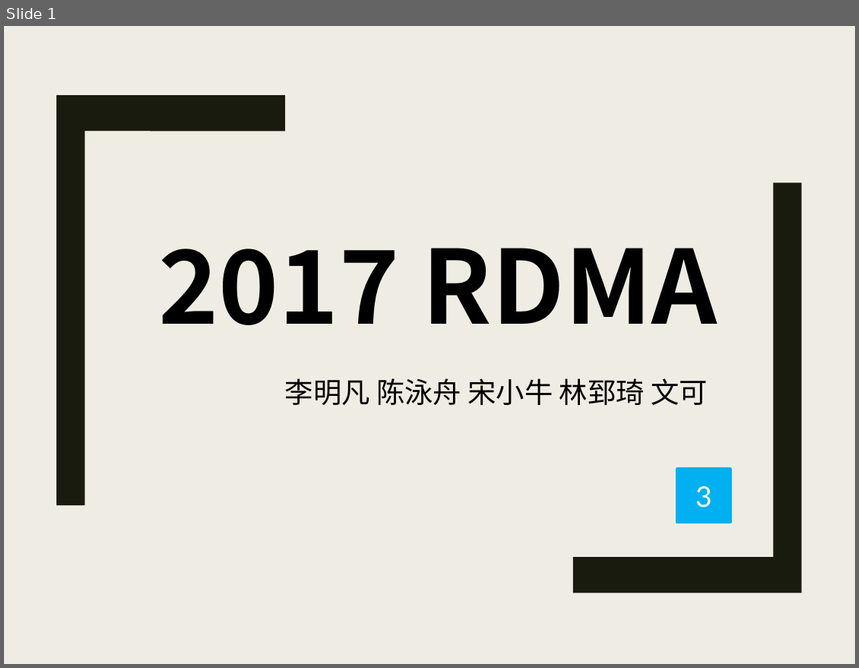
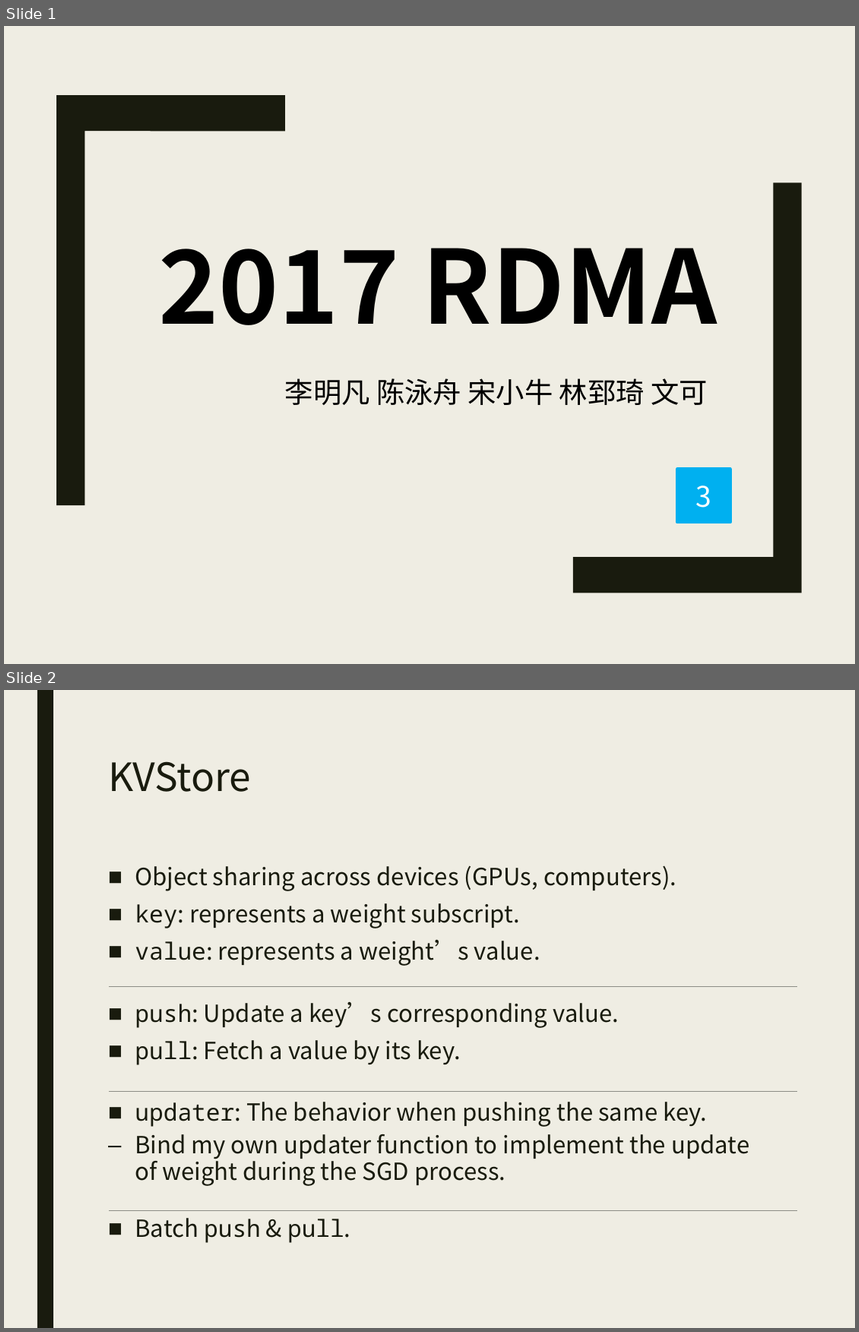
Before and after one commit to DavaiZa/ReadingNotes, a slide deck: RDMA2017/presentations/Week3.pptx. Shown one above the other, each under a label of ours: slide 1 before the commit, slides 1 and 2 after it. The pictures are 859x668 and 859x1332 pixels, drawn with LibreOffice and Linux fonts; fonts in the diff are those of the drawing. Boxes give left, top, right and bottom in pixels: in the first picture for what was removed or moved away, otherwise in the second. Text is boxed around its words. In the diff, an @@ line names an element or a change of style, - is before the commit and + after.

```diff
--- a/RDMA2017/presentations/Week3.pptx
+++ b/RDMA2017/presentations/Week3.pptx
@@ slide 2 added at (4, 690, 855, 1328), background #EFEDE3 @@
@@ rectangle added at (37, 690, 53, 1328), fill #191B0E @@
@@ title added at (108, 761, 251, 792), 33 pt, text #191B0E @@
+KVStore
@@ text added at (135, 866, 750, 1243), 20 pt, text #191B0E @@
+■ Object sharing across devices (GPUs, computers).
+■ key: represents a weight subscript.
+■ value: represents a weight’s value.
+■ push: Update a key’s corresponding value.
+■ pull: Fetch a value by its key.
+■ updater: The behavior when pushing the same key.
+  – Bind my own updater function to implement the update of weight during the SGD process.
+■ Batch push & pull.
@@ line added from (109, 986) to (798, 986), #8C8D86 0.5 pt @@
@@ line added from (109, 1092) to (798, 1092), #8C8D86 0.5 pt @@
@@ line added from (109, 1211) to (798, 1211), #8C8D86 0.5 pt @@
@@ slide 1 changed as well @@
@@ rectangle "3" at (677, 470, 730, 522): font Lato to Noto Sans CJK SC @@
```
Also in this commit, not shown: 1 other slide changed, 4 other slides added, 2 other files.
